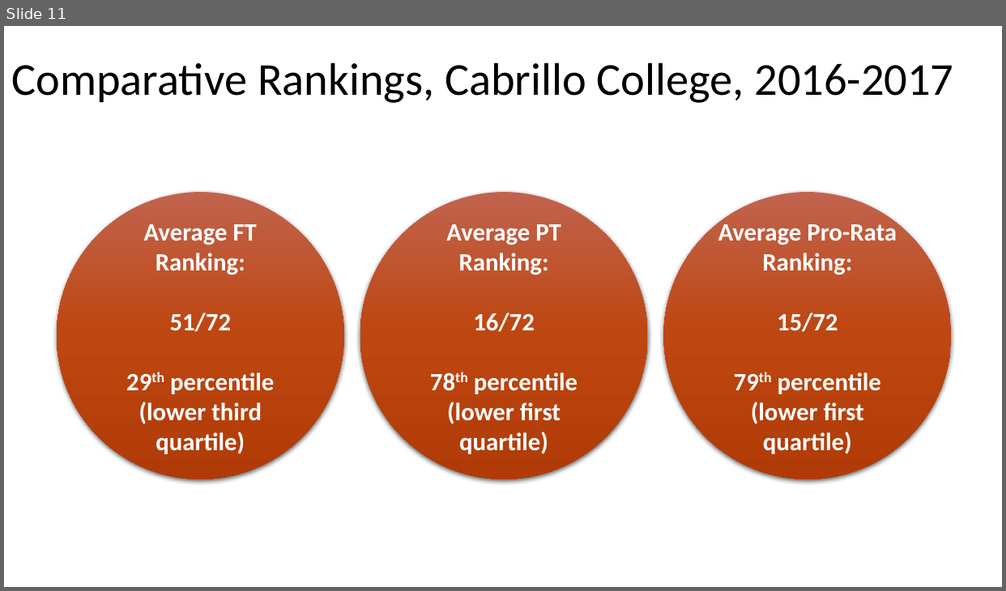
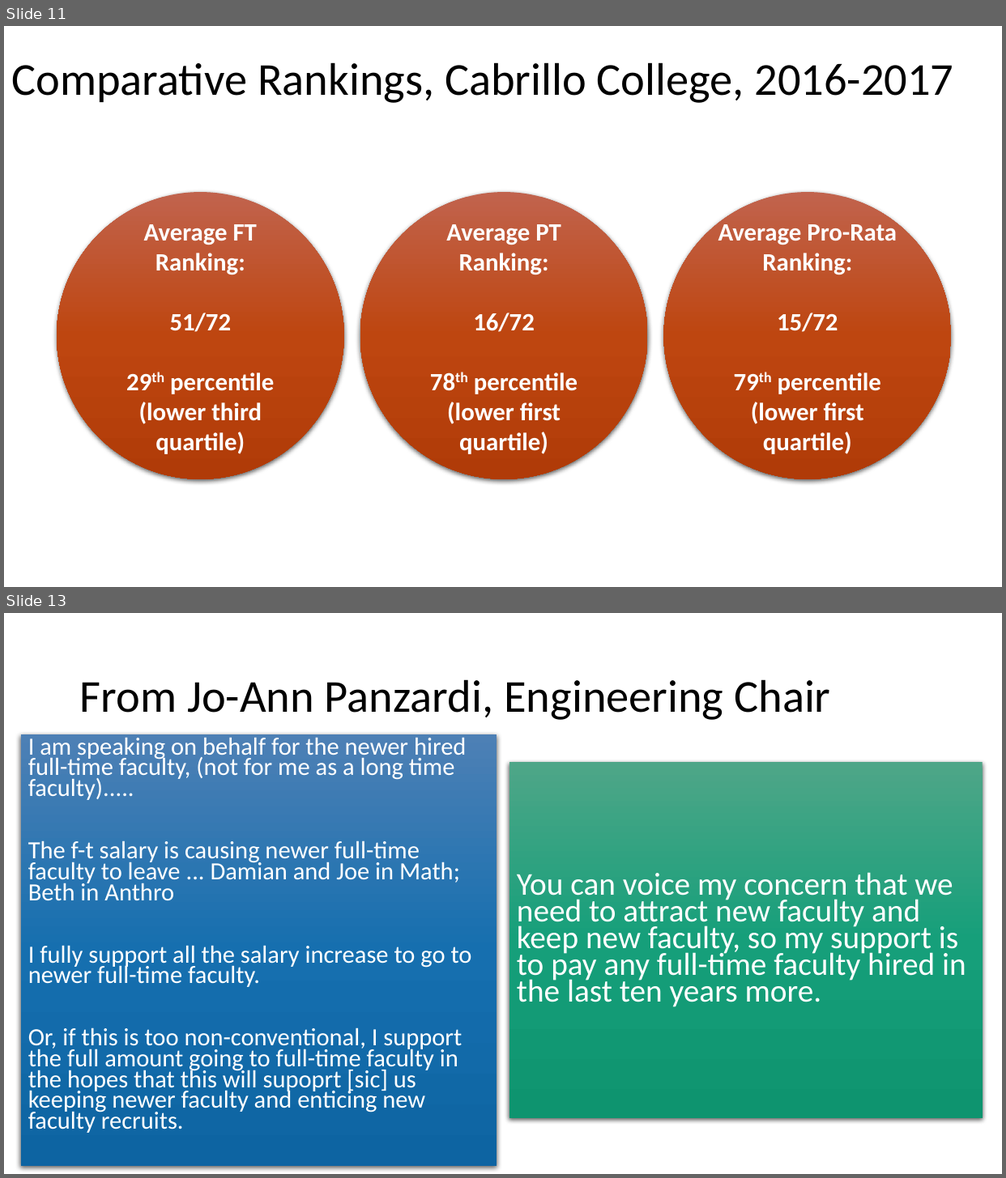
Before and after one commit to jeffreybergamini/ccc-salary-study, a slide deck: cabrillo-summary.pptx. Shown one above the other, each under a label of ours: slide 11 before the commit, slides 11 and 13 after it; the slides between them are not shown. The pictures are 1006x591 and 1006x1178 pixels, drawn with LibreOffice and Linux fonts; fonts in the diff are those of the drawing. Boxes give left, top, right and bottom in pixels: in the first picture for what was removed or moved away, otherwise in the second. Text is boxed around its words. In the diff, an @@ line names an element or a change of style, - is before the commit and + after.

```diff
--- a/cabrillo-summary.pptx
+++ b/cabrillo-summary.pptx
@@ slide 13 added at bbox=[4, 613, 1002, 1174], background #FFFFFF @@
@@ title added at bbox=[80, 679, 830, 720], 44 pt, text #000000 @@
+From Jo-Ann Panzardi, Engineering Chair
@@ text added at bbox=[20, 735, 496, 1165], fill gradient #4E80B5 to #1670B0 to #0D65A3, 23.8 pt, text #FFFFFF @@
+I am speaking on behalf for the newer hired full-time faculty, (not for me as a long time faculty).....
+The f-t salary is causing newer full-time faculty to leave ... Damian and Joe in Math; Beth in Anthro
+I fully support all the salary increase to go to newer full-time faculty.
+Or, if this is too non-conventional, I support the full amount going to full-time faculty in the hopes that this will supoprt [sic] us keeping newer faculty and enticing new faculty recruits.
@@ text added at bbox=[509, 763, 982, 1119], fill gradient #4EA788 to #17A07B to #0F9470, 30.6 pt, text #FFFFFF @@
+You can voice my concern that we need to attract new faculty and keep new faculty, so my support is to pay any full-time faculty hired in the last ten years more.
```
Also in this commit, not shown: 2 slides changed, 1 other file.
